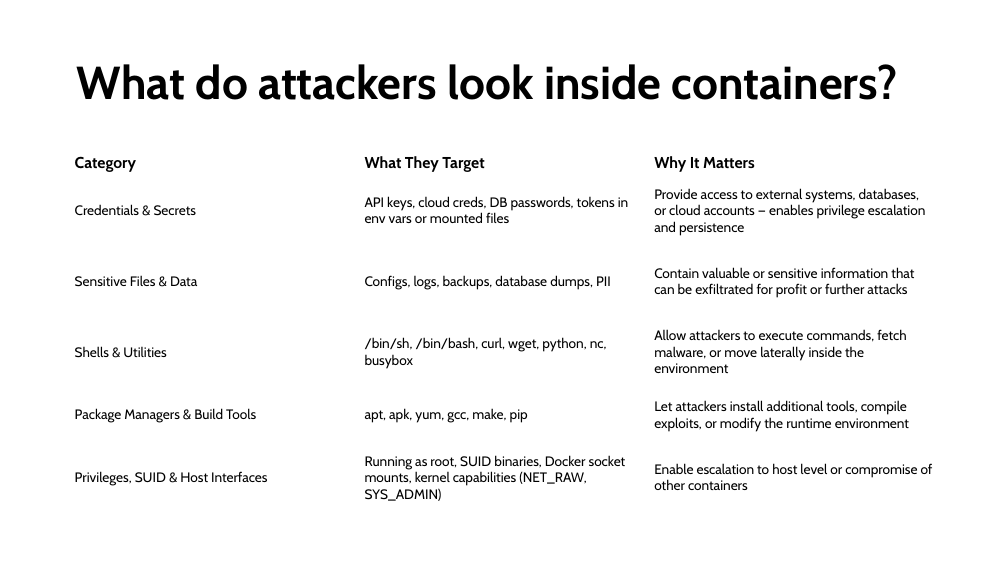
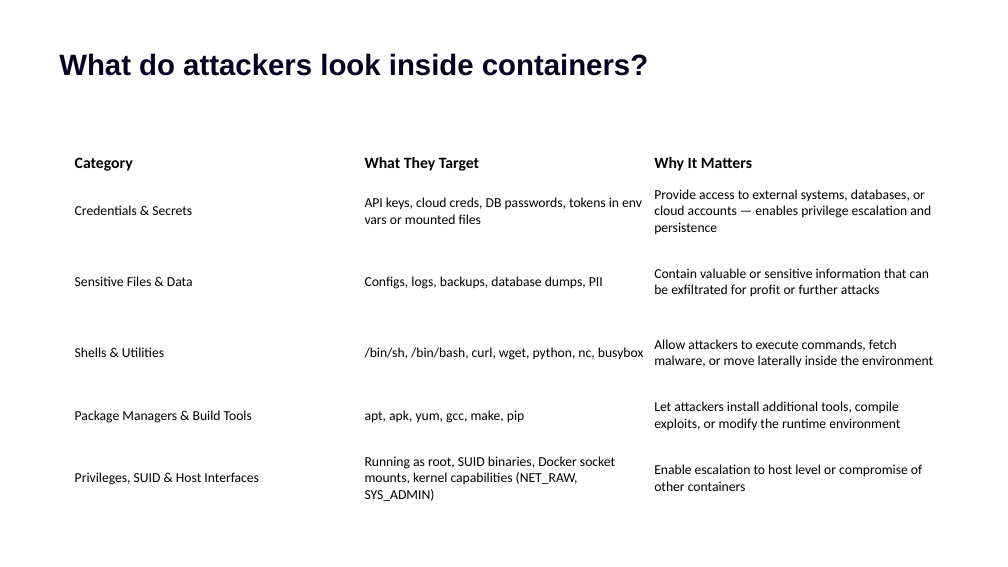
Before and after one commit to bharatnanda/from-fat-to-fearless-distroless-way, a slide deck: slide 7 of From Fat to Fearless.pptx. Drawn at 1008x567 pixels with LibreOffice and Linux fonts; fonts in the diff are those of the drawing. Boxes give left, top, right and bottom in pixels: in the first picture for what was removed or moved away, otherwise in the second. Text is boxed around its words. In the diff, an @@ line names an element or a change of style, - is before the commit and + after.

```diff
--- a/From Fat to Fearless.pptx
+++ b/From Fat to Fearless.pptx
@@ title "What do attackers look inside ...": place and size @@
-title "What do attackers look inside ..." at [77,64,898,100]
+title "What do attackers look inside ..." at [59,53,648,76]
@@ title "What do attackers look inside ..." at [59,53,648,76]: size 44 to 28 pt, font Cabin to Arial, text colour #000000 to #060320; line spacing 0.9 to 1; vertical alignment middle to top @@
@@ table at [70,151,938,513] @@
@@ font Cabin to Calibri @@
```
Also in this commit, not shown: 16 other slides changed, 3 slides added, 4 slides removed.
